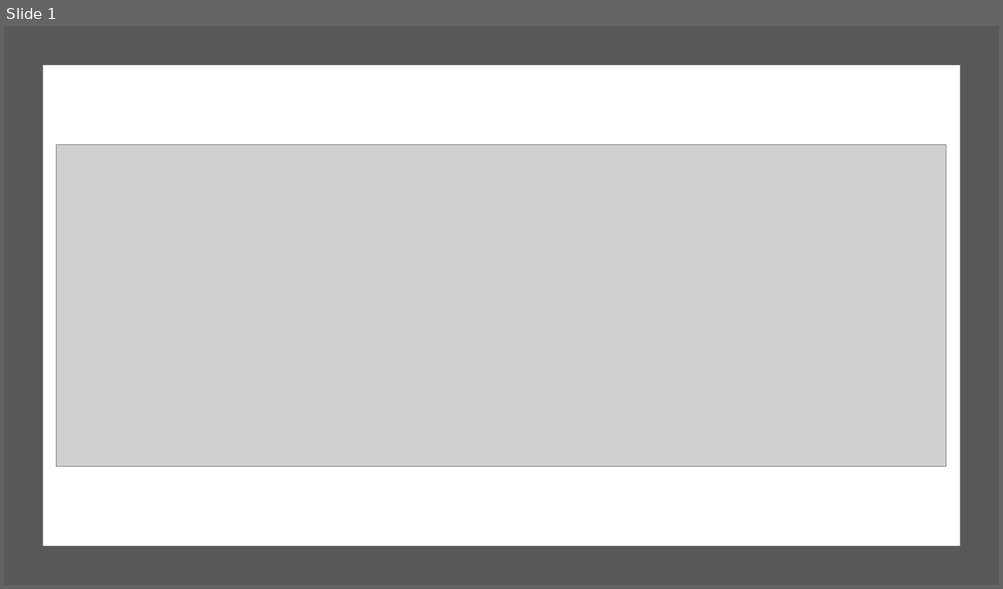
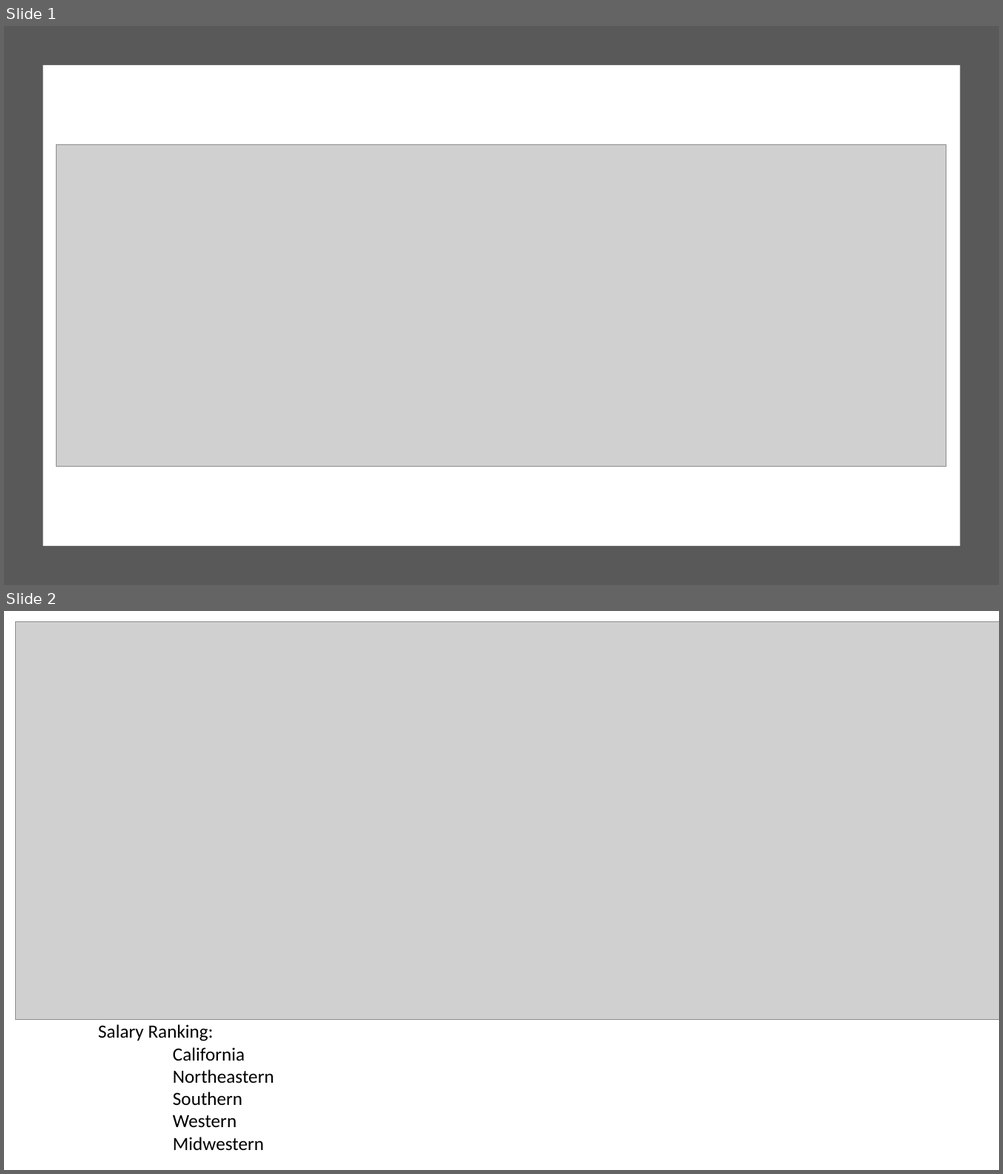
Before and after one commit to khosenag03/RICHdataGroupProject, a slide deck: DataBootCampProject1images.pptx. Shown one above the other, each under a label of ours: slide 1 before the commit, slides 1 and 2 after it. The pictures are 1003x589 and 1003x1174 pixels, drawn with LibreOffice and Linux fonts; fonts in the diff are those of the drawing; grey boxes stand for pictures. Boxes give left, top, right and bottom in pixels: in the first picture for what was removed or moved away, otherwise in the second. Text is boxed around its words. In the diff, an @@ line names an element or a change of style, - is before the commit and + after.

```diff
--- a/DataBootCampProject1images.pptx
+++ b/DataBootCampProject1images.pptx
@@ slide 2 added at bbox=[4, 611, 999, 1170], background #FFFFFF @@
@@ picture added at bbox=[16, 622, 999, 1020] @@
@@ text added at bbox=[98, 1025, 274, 1151], 18 pt, text #000000 @@
+Salary Ranking:
+California
+Northeastern
+Southern
+Western
+Midwestern
```
Also in this commit, not shown: 2 other slides added, 3 slides removed, 8 other files.
